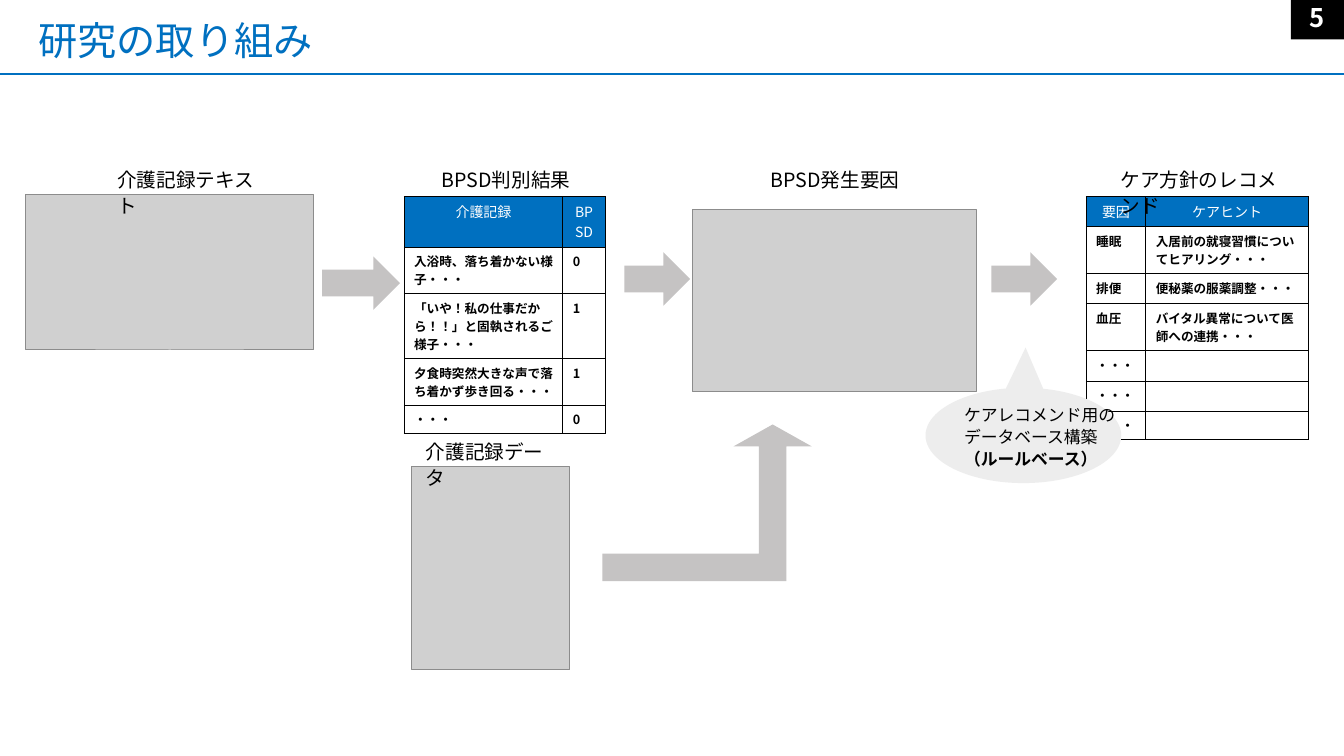
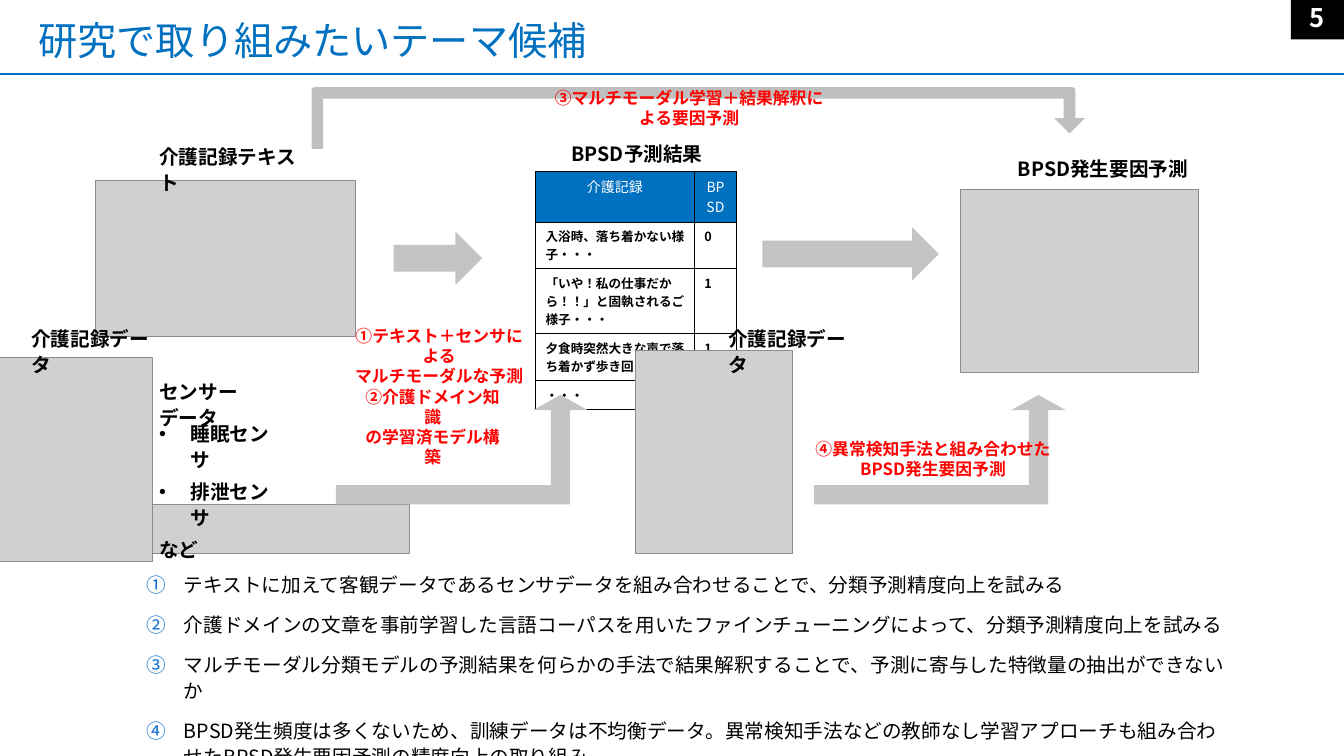
Before and after one commit to nukano0522/d3js_visualization, a slide deck: slide 5 of 口頭発表資料.pptx. Drawn at 1344x756 pixels with LibreOffice and Linux fonts; fonts in the diff are those of the drawing; grey boxes stand for pictures; background and template pictures are left out. Boxes give left, top, right and bottom in pixels: in the first picture for what was removed or moved away, otherwise in the second. Text is boxed around its words. In the diff, an @@ line names an element or a change of style, - is before the commit and + after.

```diff
--- a/口頭発表資料.pptx
+++ b/口頭発表資料.pptx
@@ title at [38,22,586,59]: text changed @@
-研究の取り組み
+研究で取り組みたいテーマ候補
@@ uturn arrow added at [312,87,1085,148], fill #BFBFBF @@
@@ text added at [555,87,824,126], 12 pt, text #FF0000, bold @@
+③マルチモーダル学習＋結果解釈による要因予測
@@ text "介護記録テキスト": place and size @@
-text "介護記録テキスト" at [117,170,254,214]
+text "介護記録テキスト" at [159,147,296,191]
@@ text "介護記録テキスト" at [159,147,296,191]: bold on @@
@@ text at [571,144,702,163]: text changed; bold on @@
-BPSD判別結果
+BPSD予測結果
@@ table: place and size @@
-table at [404,197,605,428]
+table at [535,171,736,407]
@@ text removed at [770,170,899,189] @@
-BPSD発生要因
@@ text added at [1018,159,1188,178], 14 pt, text #000000, bold @@
+BPSD発生要因予測
@@ picture: place and size @@
-picture at [25,195,314,350]
+picture at [96,180,356,336]
@@ picture: place and size @@
-picture at [693,210,977,392]
+picture at [961,190,1199,372]
@@ table removed at [1087,197,1309,435], 7 rows, 2 columns @@
-要因 | ケアヒント
-睡眠 | 入居前の就寝習慣についてヒアリング・・・
-排便 | 便秘薬の服薬調整・・・
-血圧 | バイタル異常について医師への連携・・・
-・・・ | 
-・・・ | 
-・・・ | 
@@ right arrow: place and size @@
-right arrow at [323,256,400,310]
+right arrow at [394,232,483,285]
@@ right arrow: place and size @@
-right arrow at [625,252,691,306]
+right arrow at [762,228,939,281]
@@ right arrow removed at [992,252,1058,306] @@
@@ text added at [31,325,149,373], 14 pt, text #000000, bold @@
+介護記録データ
@@ text added at [355,325,523,384], 12 pt, text #FF0000, bold @@
+①テキスト＋センサによる
+マルチモーダルな予測
@@ text "介護記録データ" at [728,325,846,373]: bold on @@
@@ text "介護記録データ": place and size @@
-text "介護記録データ" at [426,442,544,486]
+text "介護記録データ" at [728,325,846,373]
@@ picture added at [0,358,152,562] @@
@@ picture: place and size @@
-picture at [412,467,570,670]
+picture at [635,350,792,554]
@@ text at [159,383,237,430]: text changed; bold on @@
-ケア方針のレコメンド
+センサーデータ
@@ speech bubble removed at [926,388,1121,484] @@
-ケアレコメンド用の
-データベース構築
-（ルールベース）
@@ bent up arrow added at [336,395,588,505], fill #C5C3C3 @@
@@ bent up arrow: place and size @@
-bent up arrow at [603,424,813,581]
+bent up arrow at [814,395,1066,505]
@@ text added at [159,420,269,563], 14 pt, text #000000, bold @@
+• 睡眠センサ
+• 排泄センサ
+など
@@ text added at [365,428,499,468], 12 pt, text #FF0000, bold @@
+②介護ドメイン知識
+の学習済モデル構築
@@ text added at [815,438,1050,477], 12 pt, text #FF0000, bold @@
+④異常検知手法と組み合わせた
+BPSD発生要因予測
@@ picture added at [96,504,410,554] @@
@@ text added at [184,575,1224,740], 14 pt, text #000000 @@
+1. テキストに加えて客観データであるセンサデータを組み合わせることで、分類予測精度向上を試みる
+2. 介護ドメインの文章を事前学習した言語コーパスを用いたファインチューニングによって、分類予測精度向上を試みる
+3. マルチモーダル分類モデルの予測結果を何らかの手法で結果解釈することで、予測に寄与した特徴量の抽出ができないか
+4. BPSD発生頻度は多くないため、訓練データは不均衡データ。異常検知手法などの教師なし学習アプローチも組み合わせたBPSD発生要因予測の精度向上の取り組み
```
Also in this commit, not shown: 3 other slides changed.
